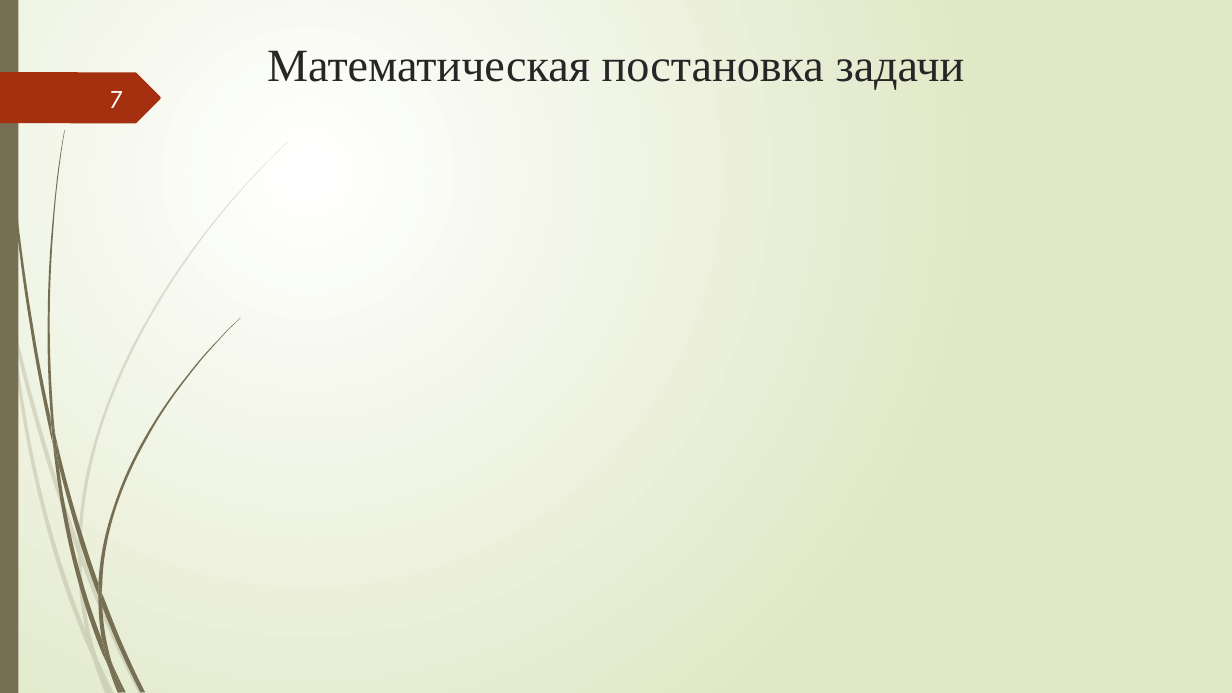
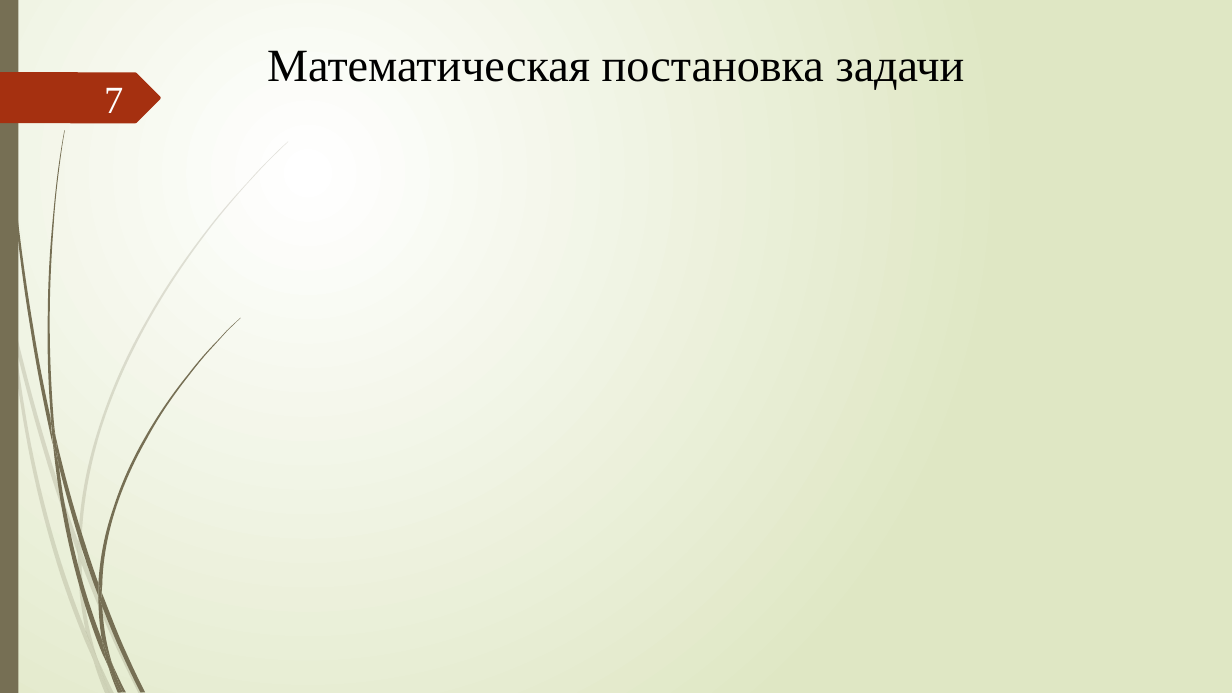
Before and after one commit to xex238/Diploma_2022, a slide deck: slide 7 of docs/Отчёты/ВКР/Новицкий_МПИ-20-4-2_ВКР_Презентация.pptx. Drawn at 1232x693 pixels with LibreOffice and Linux fonts; fonts in the diff are those of the drawing; grey boxes stand for pictures. Boxes give left, top, right and bottom in pixels: in the first picture for what was removed or moved away, otherwise in the second. Text is boxed around its words. In the diff, an @@ line names an element or a change of style, - is before the commit and + after.

```diff
--- a/docs/Отчёты/ВКР/Новицкий_МПИ-20-4-2_ВКР_Презентация.pptx
+++ b/docs/Отчёты/ВКР/Новицкий_МПИ-20-4-2_ВКР_Презентация.pptx
@@ title "Математическая постановка задачи" at (x1=267, y1=50, x2=965, y2=90): text colour #262626 to #000000 @@
@@ page number at (x1=104, y1=87, x2=123, y2=113): size 20 to 30 pt, font League Spartan to Times New Roman @@
```
Also in this commit, not shown: 4 other slides changed, 5 slides added, 5 other files.
